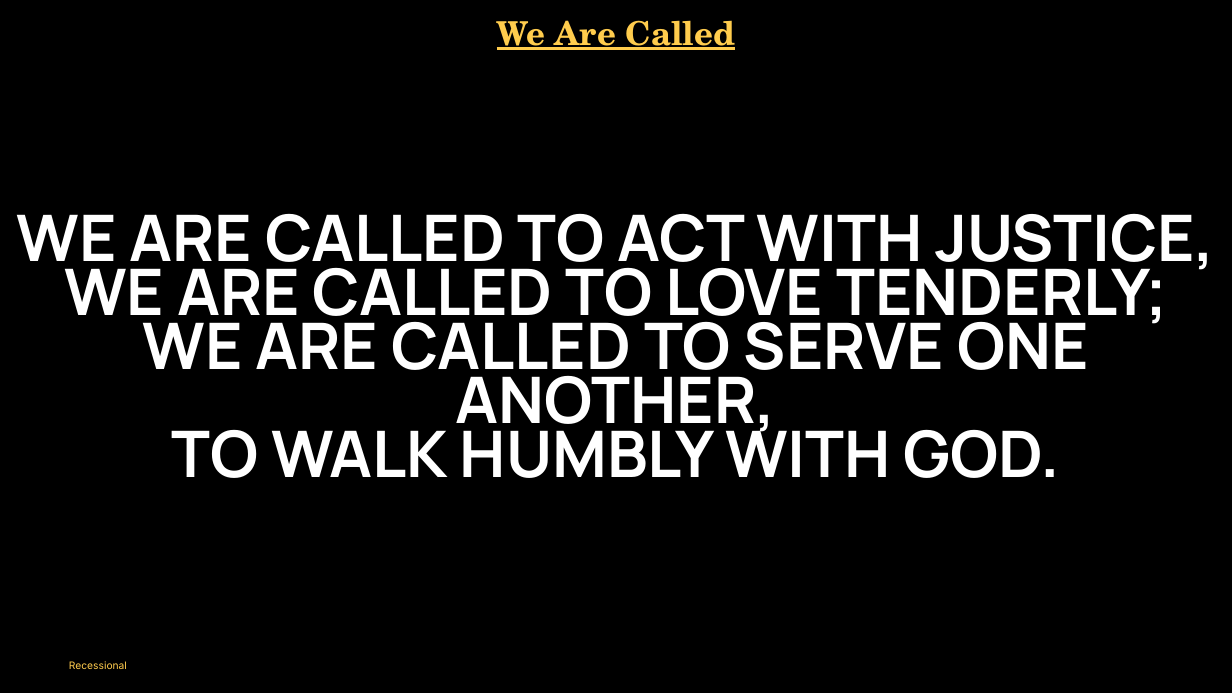
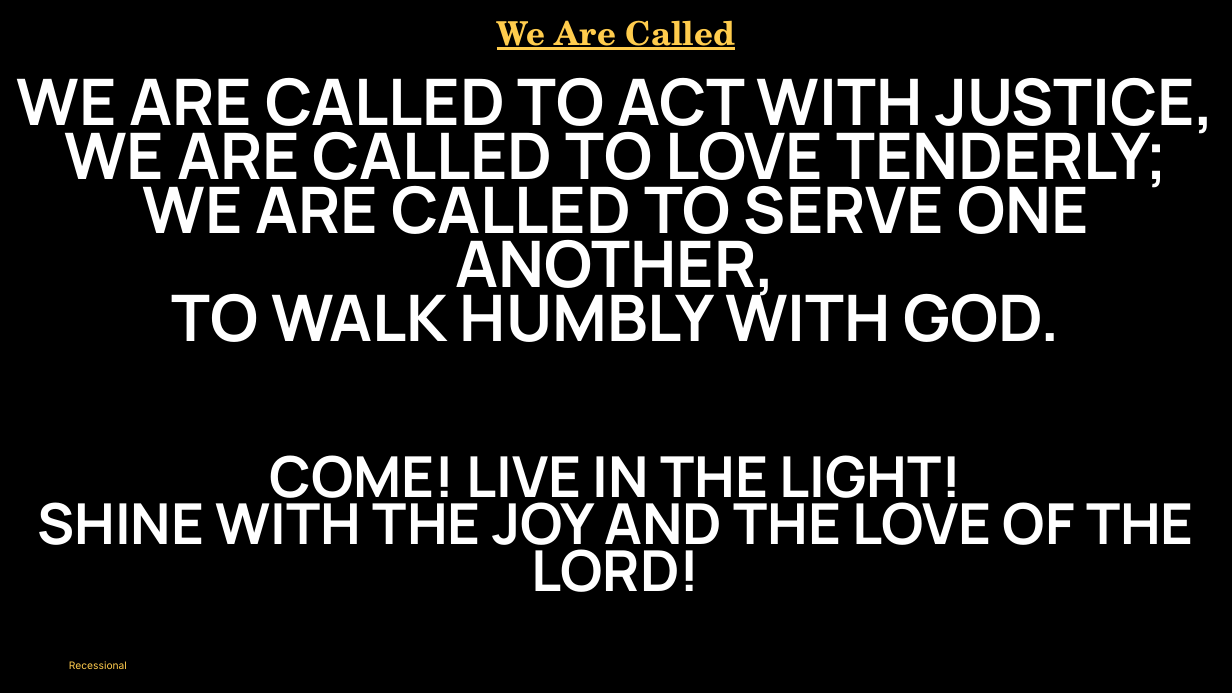
Before and after one commit to divinogabriel9/verbum, a slide deck: slide 65 of outputs/GFCC14Jun2026_11thSundayinOrdinaryTime.pptx (slide 72 before the commit). Drawn at 1232x693 pixels with LibreOffice and Linux fonts; fonts in the diff are those of the drawing. Boxes give left, top, right and bottom in pixels: in the first picture for what was removed or moved away, otherwise in the second. Text is boxed around its words. In the diff, an @@ line names an element or a change of style, - is before the commit and + after.

```diff
--- a/outputs/GFCC14Jun2026_11thSundayinOrdinaryTime.pptx
+++ b/outputs/GFCC14Jun2026_11thSundayinOrdinaryTime.pptx
@@ text "WE ARE CALLED TO ACT ...": place and size @@
-text "WE ARE CALLED TO ACT ..." at <box>17,214,1215,478</box>
+text "WE ARE CALLED TO ACT ..." at <box>17,78,1215,342</box>
@@ text added at <box>37,455,1194,592</box>, 66 pt, text #FFFFFF, bold @@
+COME! LIVE IN THE LIGHT!
+SHINE WITH THE JOY AND THE LOVE OF THE LORD!
```
Also in this commit, not shown: 11 other slides changed, 1 slide added, 12 slides removed, 28 other files.
